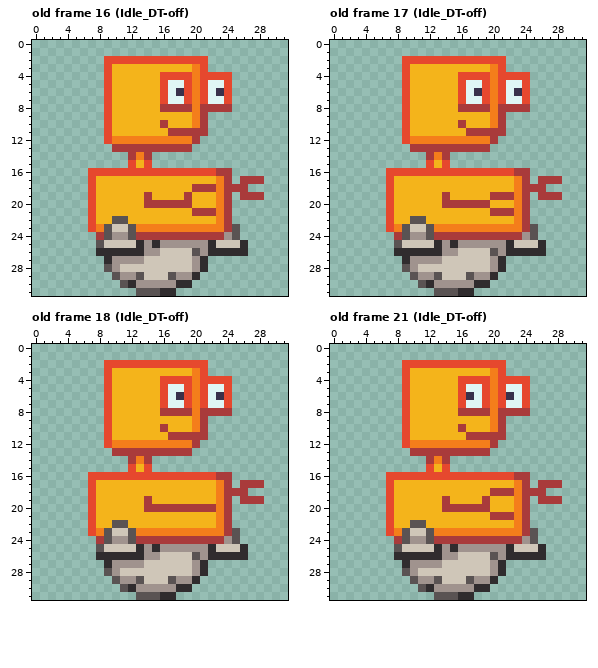
One commit to this pixel-art file: Game Project/art_source/Robot_v2.aseprite. Above is the file before it was changed.
32x32 pixels, 44 frames. Shown: old frame 16 (Idle_DT-off), old frame 17 (Idle_DT-off), old frame 18 (Idle_DT-off), old frame 21 (Idle_DT-off). The commit also changed other frames, which this record leaves out.
Once edited:
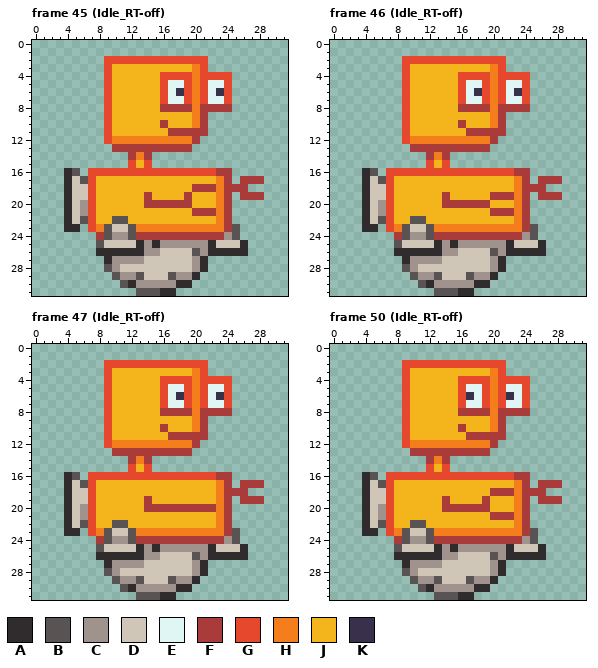
Palette (. is transparent): A #302c2e  B #5a5353  C #a0938e  D #cfc6b8  E #dff6f5  F #a93b3b  G #e6482e  H #f47e1b  J #f4b41b  K #39314b
A new or re-ordered frame is compared with the old frame closest to it.
What changed:
frames 44 -> 74
Frame 45 (Idle_RT-off) is new; against old frame 16 (Idle_DT-off), layer "Thrusters":
y 16: x 4..5 .. -> AB
y 17: x 4..6 ... -> ADB
y 18..19: x 4..6 ... -> ADD
y 20..21: x 4..6 ... -> ADC
y 22: x 4..6 ... -> ADB
y 23: x 4..5 .. -> AA
Frame 46 (Idle_RT-off) is new; against old frame 17 (Idle_DT-off), layer "Thrusters": the same change as frame 45 (Idle_RT-off)
Frame 47 (Idle_RT-off) is new; against old frame 18 (Idle_DT-off), layer "Thrusters": the same change as frame 45 (Idle_RT-off)
Frame 50 (Idle_RT-off) is new; against old frame 21 (Idle_DT-off), layer "Thrusters": the same change as frame 45 (Idle_RT-off)
